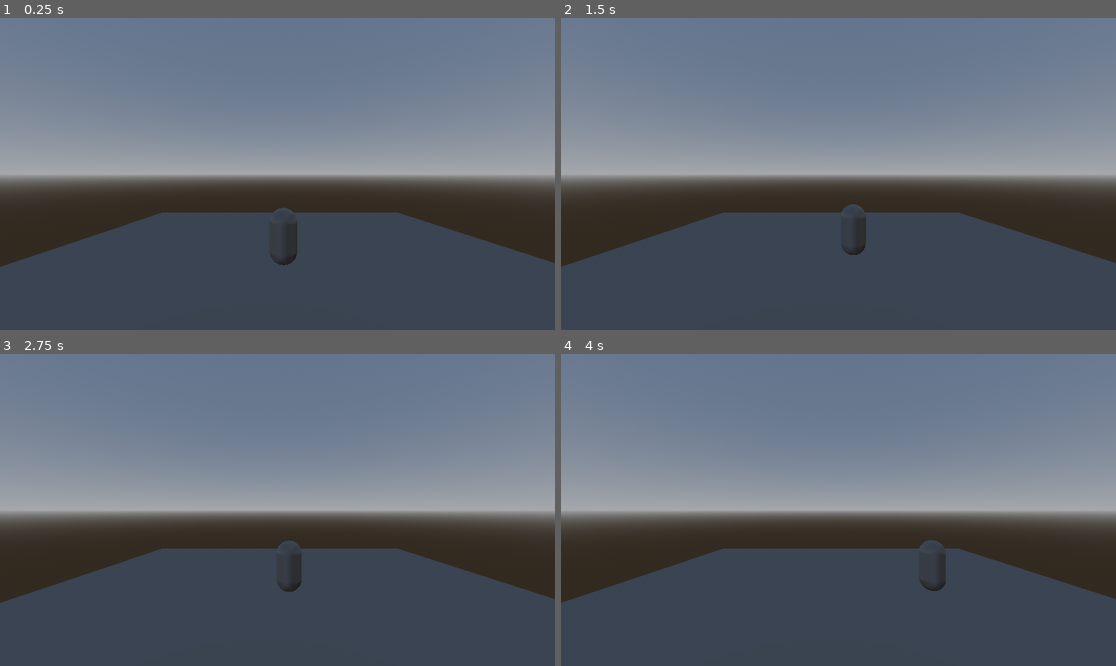
Above: before the commit, frames 1-4 (two rows, left to right).
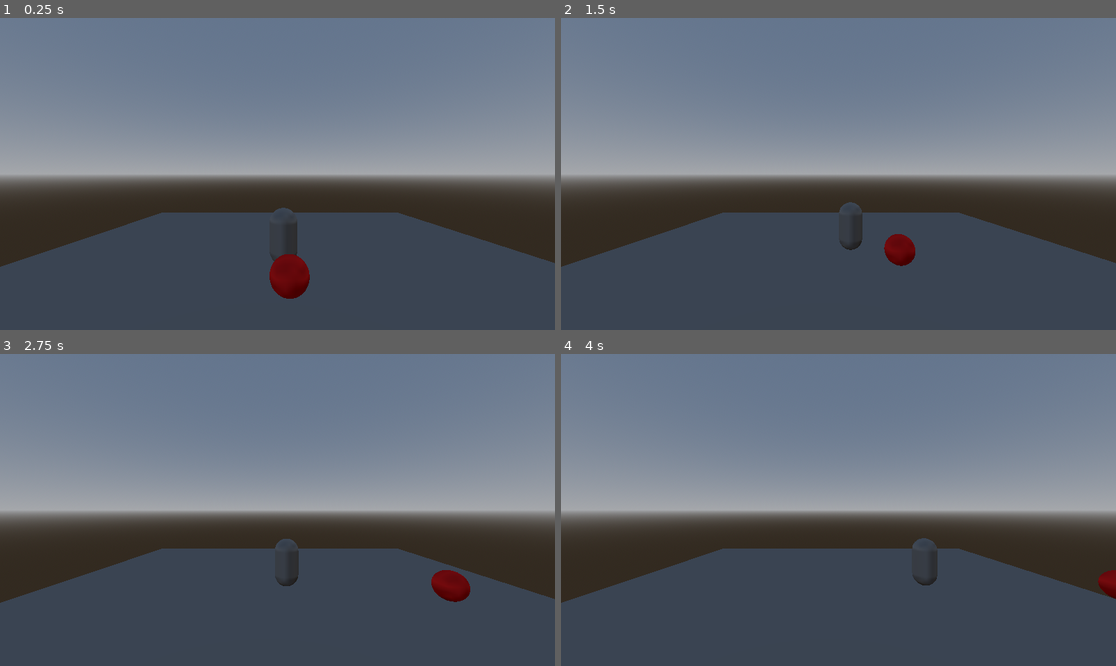
Above: after the commit, the same moments.

Repository: imalexlov1/BomberMan
Game: Godot game, scene res://bomberman/main.tscn
Two runs of this game, one before a commit and one after it. Both use one fixed random seed, a clock stepped at 60 frames per second and the inputs below.
Inputs:
- Up to frame 1 (0.25 s): no input
- Up to frame 2 (1.5 s): hold D (droite) 0.53-1.28 s; tap S (reculer) at 0.6, 1.35 s; hold Left (gauche) from 1.28 s (still down)
- Up to frame 3 (2.75 s): release Left (gauche) at 2.03 s; hold D (droite) from 2.03 s (still down); tap S (reculer) at 2.1 s
- Up to frame 4 (4 s): release D (droite) at 2.78 s; hold W (avancer) 2.78-3.53 s; tap S (reculer) at 2.85, 3.6 s; hold Left (gauche) from 3.53 s (still down)

The runs differ from the first frame. In frame 1, 0.8% of the frame differs, in the area x 48-56%, y 75-90%; in frame 2, 0.6%; in frame 3, 0.7%; in frame 4, 0.5%.

Commit message:
Ajout d'un ennemi sans assets

Diff:
--- /dev/null
+++ b/bomberman/ennemi/ennemi.gd
@@ -0,0 +1,29 @@
+extends CharacterBody3D
+
+@export var speed = 3
+var current_direction = Vector3.FORWARD
+
+func _physics_process(delta: float) -> void:
+	# Déplace le corps selon la vitesse velocity
+	velocity = current_direction * speed
+	move_and_slide()
+
+	# S'il touche un mur lors de move and slide alors on change de direction
+	if is_on_wall():
+		choose_new_direction()
+
+func choose_new_direction():
+	# Les 4 directions possibles
+	var directions = [Vector3.FORWARD, Vector3.BACK, Vector3.LEFT, Vector3.RIGHT]
+	# On mélange et on choisi
+	directions.shuffle()
+	current_direction = directions[0]
+
+func die():
+	print("Ennemi Mort ...")
+
+	# L'ennemi disparaît
+	queue_free()
+
+func _on_hit_box_body_entered(body: Node3D) -> void:
+	print("Joueur touché !")
--- /dev/null
+++ b/bomberman/ennemi/ennemi.tscn
@@ -0,0 +1,32 @@
+[gd_scene load_steps=6 format=3 uid="uid://bf4gmj6713n73"]
+
+[ext_resource type="Script" uid="uid://dd4o2xu1kc3cn" path="res://bomberman/ennemi/ennemi.gd" id="1_y2f3k"]
+
+[sub_resource type="StandardMaterial3D" id="StandardMaterial3D_u4xxn"]
+albedo_color = Color(1, 0, 0, 1)
+
+[sub_resource type="SphereMesh" id="SphereMesh_y2f3k"]
+material = SubResource("StandardMaterial3D_u4xxn")
+
+[sub_resource type="SphereShape3D" id="SphereShape3D_yktl1"]
+
+[sub_resource type="SphereShape3D" id="SphereShape3D_u4xxn"]
+radius = 0.61569065
+
+[node name="Ennemi" type="Node3D"]
+
+[node name="CharacterBody3D" type="CharacterBody3D" parent="."]
+script = ExtResource("1_y2f3k")
+
+[node name="MeshInstance3D" type="MeshInstance3D" parent="CharacterBody3D"]
+mesh = SubResource("SphereMesh_y2f3k")
+
+[node name="CollisionShape3D" type="CollisionShape3D" parent="CharacterBody3D"]
+shape = SubResource("SphereShape3D_yktl1")
+
+[node name="HitBox" type="Area3D" parent="CharacterBody3D"]
+
+[node name="CollisionShape3D" type="CollisionShape3D" parent="CharacterBody3D/HitBox"]
+shape = SubResource("SphereShape3D_u4xxn")
+
+[connection signal="body_entered" from="CharacterBody3D/HitBox" to="CharacterBody3D" method="_on_hit_box_body_entered"]
--- a/bomberman/main.tscn
+++ b/bomberman/main.tscn
@@ -1,9 +1,10 @@
-[gd_scene load_steps=8 format=3 uid="uid://dk7gmuy0gc7kb"]
+[gd_scene load_steps=9 format=3 uid="uid://dk7gmuy0gc7kb"]
 
 [ext_resource type="PackedScene" uid="uid://jpd4iv02dtor" path="res://bomberman/mur/mur.tscn" id="1_0vp4s"]
 [ext_resource type="PackedScene" uid="uid://2ik3lyhlk1yu" path="res://bomberman/sol/sol.tscn" id="2_45vn0"]
 [ext_resource type="PackedScene" uid="uid://cijpbbqj6k15g" path="res://bomberman/bombe/bombe.tscn" id="3_qpluv"]
 [ext_resource type="PackedScene" uid="uid://c4cykaydup8so" path="res://bomberman/personnage/personnage.tscn" id="4_fnspe"]
+[ext_resource type="PackedScene" uid="uid://bf4gmj6713n73" path="res://bomberman/ennemi/ennemi.tscn" id="5_45vn0"]
 
 [sub_resource type="ProceduralSkyMaterial" id="ProceduralSkyMaterial_0xm2m"]
 
@@ -30,3 +31,6 @@
 [node name="Bombe" parent="." instance=ExtResource("3_qpluv")]
 
 [node name="Personnage" parent="." instance=ExtResource("4_fnspe")]
+
+[node name="Ennemi" parent="." instance=ExtResource("5_45vn0")]
+transform = Transform3D(1, 0, 0, 0, 1, 0, 0, 0, 1, 0.088581085, 0.7375972, 2.9526322)
Not shown, added: bomberman/ennemi/ennemi.gd.uid
